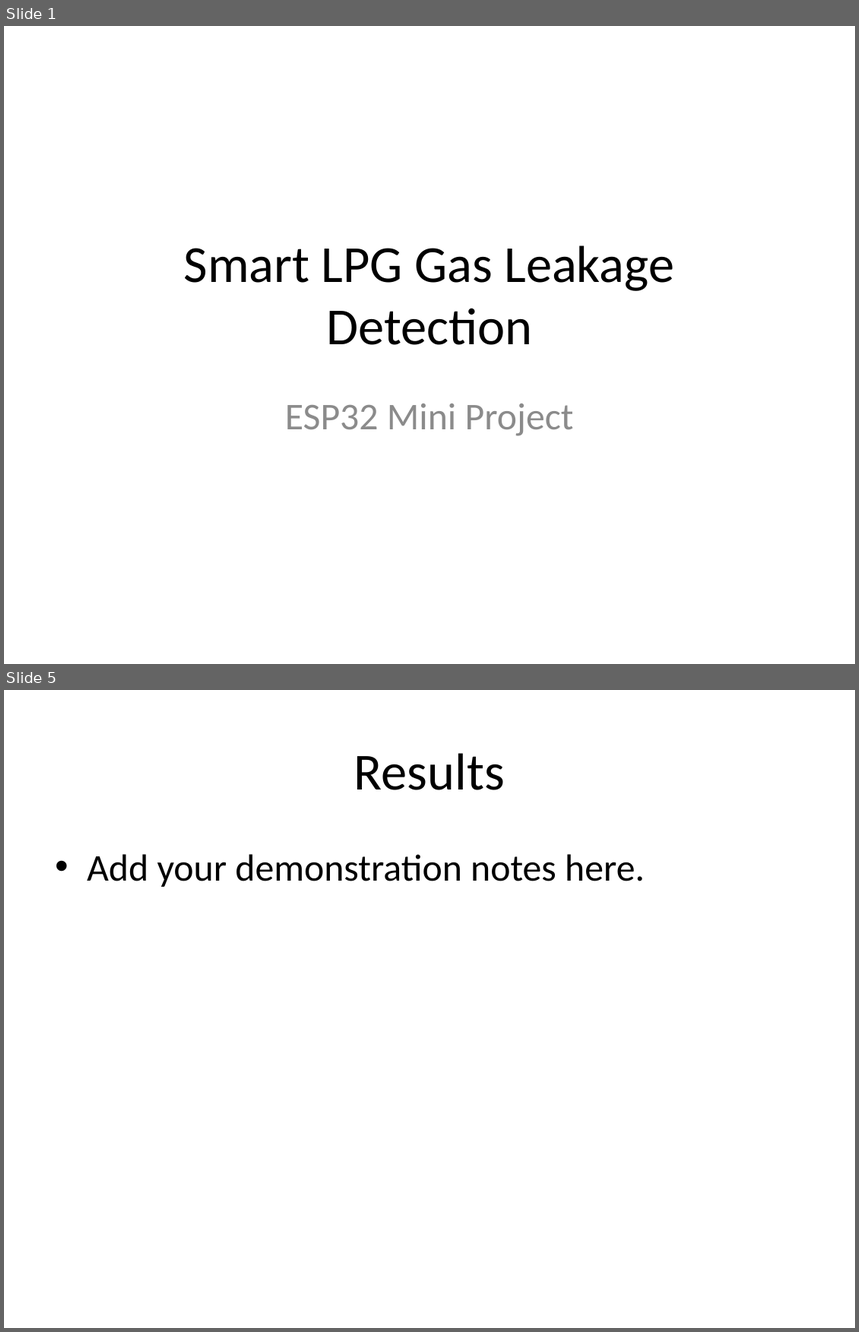
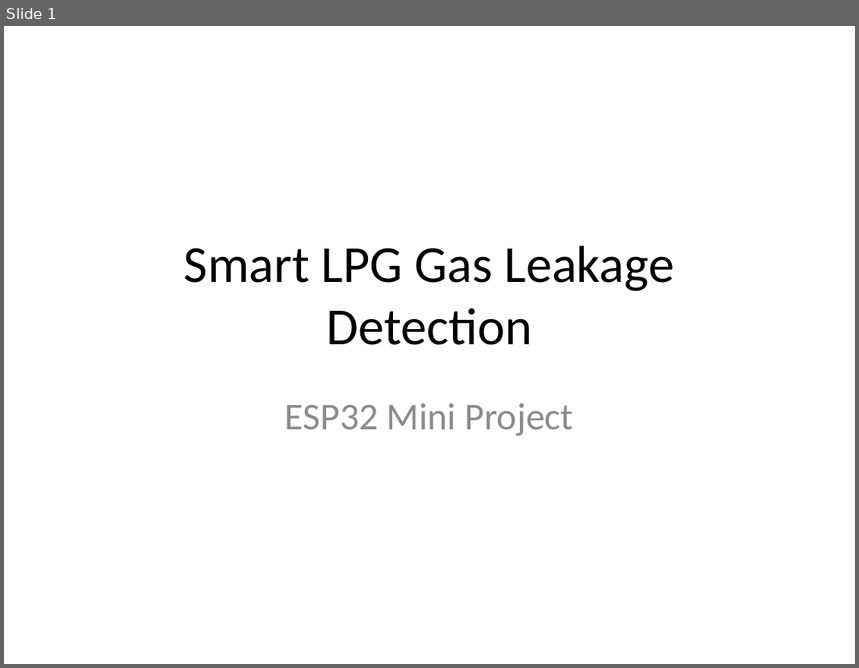
Before and after one commit to sangeeth2008/Smart-LPG-Gas-Leakage-Detection-Automatic-Safety-System, a slide deck: Presentation/Smart_LPG_Project.pptx. Shown one above the other, each under a label of ours: slides 1 and 5 before the commit, slide 1 after it; the slides between them are not shown. The pictures are 859x1332 and 859x668 pixels, drawn with LibreOffice and Linux fonts; fonts in the diff are those of the drawing. Boxes give left, top, right and bottom in pixels: in the first picture for what was removed or moved away, otherwise in the second. Text is boxed around its words. In the diff, an @@ line names an element or a change of style, - is before the commit and + after.

```diff
--- a/Presentation/Smart_LPG_Project.pptx
+++ b/Presentation/Smart_LPG_Project.pptx
@@ slide 5 removed at [4,690,855,1328], background #FFFFFF @@
@@ title removed at [354,753,505,790] @@
-Results
@@ text removed at [87,854,645,887] @@
-• Add your demonstration notes here.
```
Also in this commit, not shown: 4 slides changed, 4 slides added.
